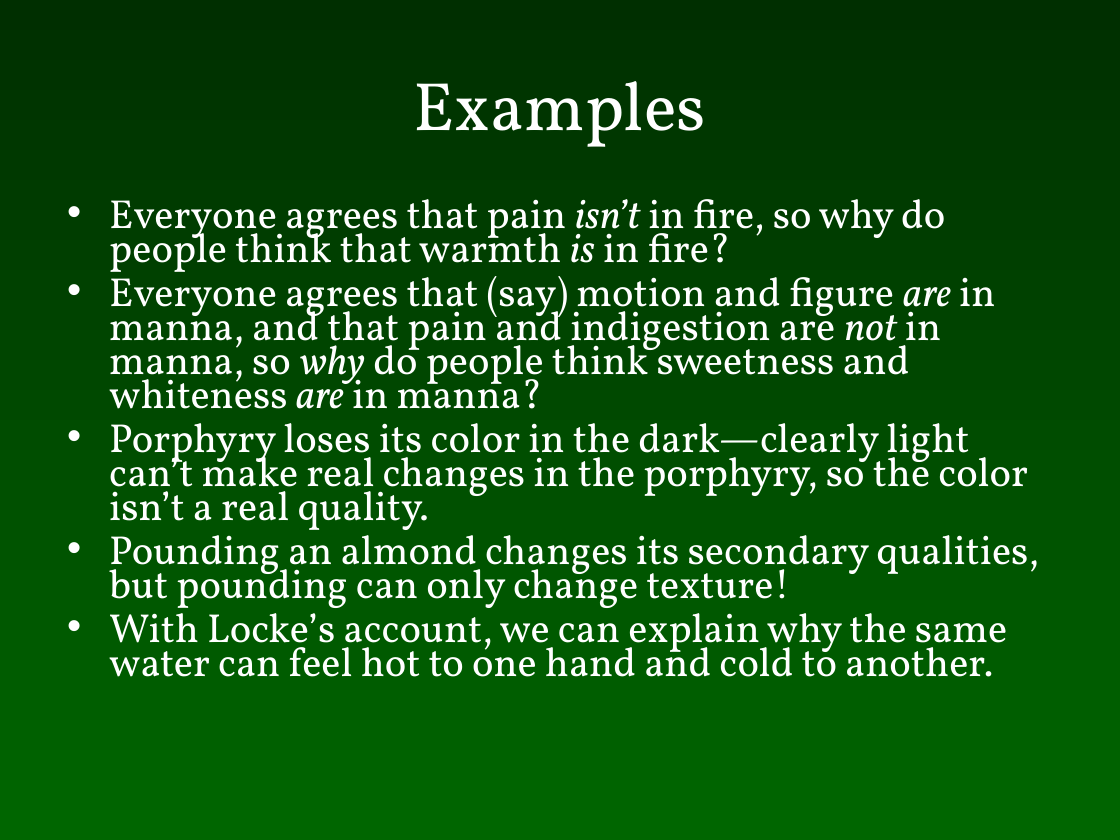
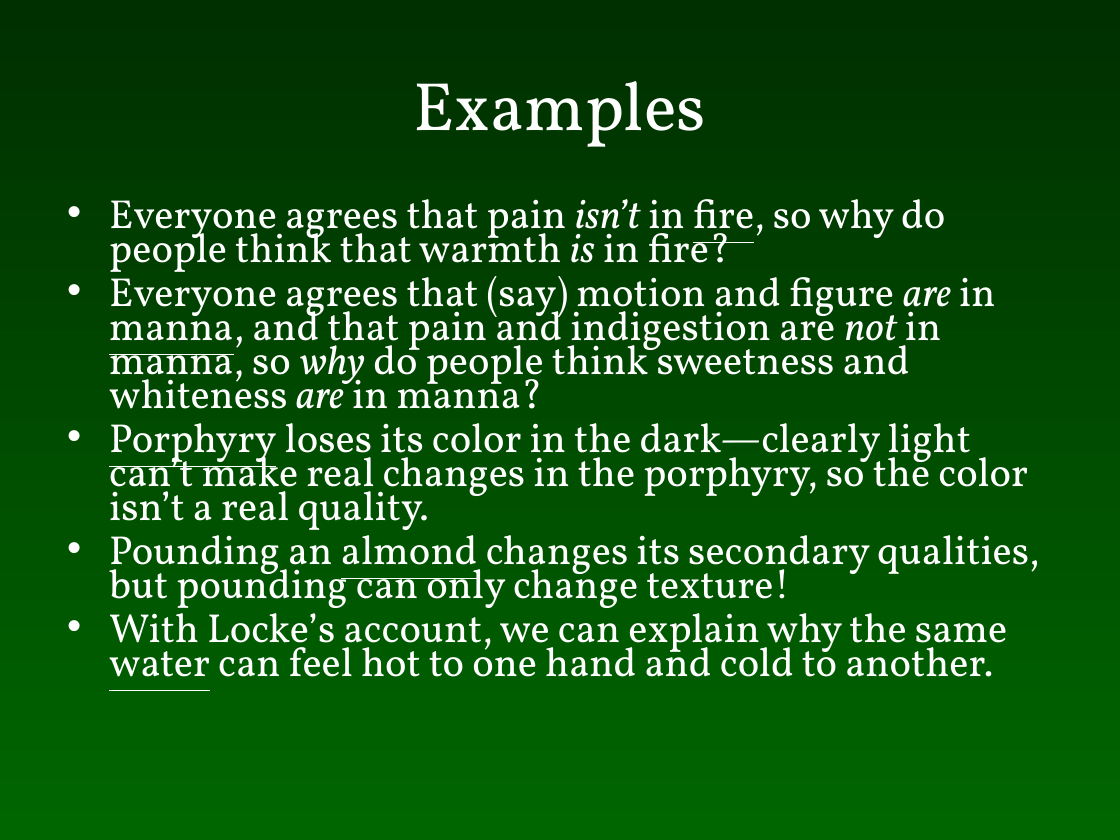
Before and after one commit to colemitchell/colemitchell.github.io, a slide deck: slide 29 of PHIL2220/Locke.ppt (slide 28 before the commit). Drawn at 1120x840 pixels with LibreOffice and Linux fonts; fonts in the diff are those of the drawing. Boxes give left, top, right and bottom in pixels: in the first picture for what was removed or moved away, otherwise in the second. Text is boxed around its words. In the diff, an @@ line names an element or a change of style, - is before the commit and + after.

```diff
--- a/PHIL2220/Locke.ppt
+++ b/PHIL2220/Locke.ppt
@@ text "Everyone agrees that pain isn’t ..." at bbox=[109, 199, 1040, 691]: underline on in "fire,", "manna,", "Porphyry", "almond" and 1 more places @@
```
Also in this commit, not shown: 5 other slides changed, 1 slide added, 2 other files.
